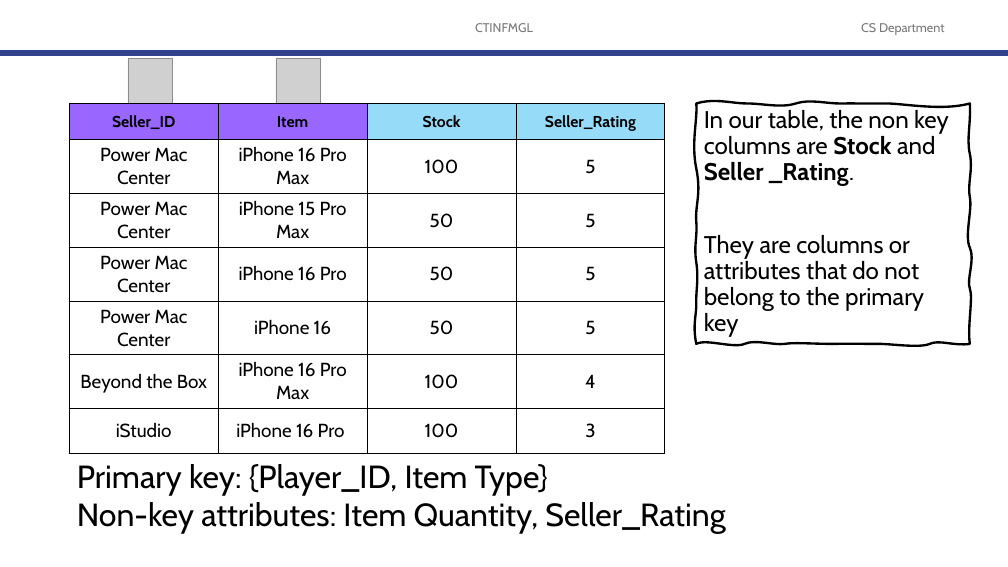
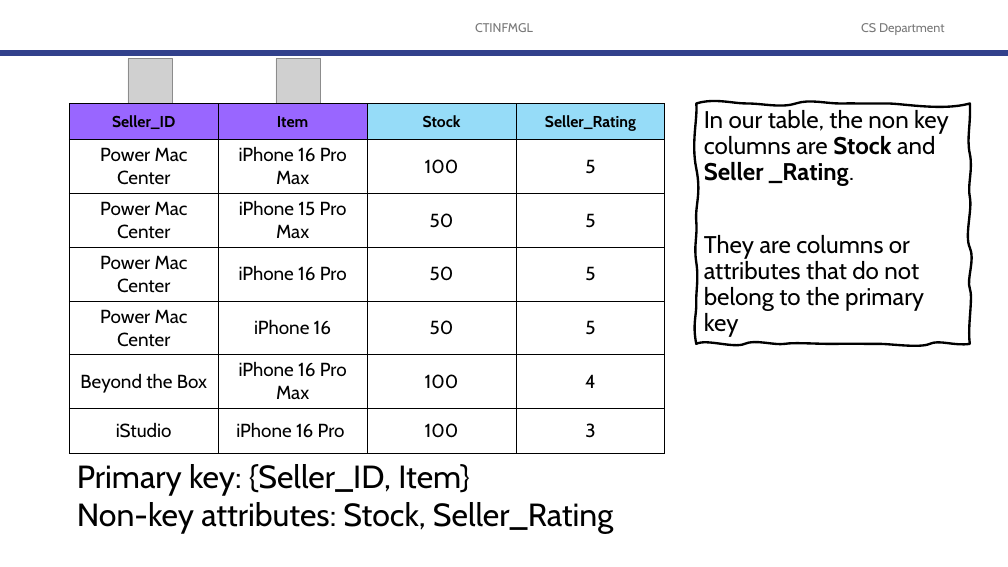
Before and after one commit to robitussin/CTINFMGL, a slide deck: slide 48 of 06 - Normalization of Database Tables/Database Normalization.pptx. Drawn at 1008x567 pixels with LibreOffice and Linux fonts; fonts in the diff are those of the drawing; grey boxes stand for pictures; background and template pictures are left out. Boxes give left, top, right and bottom in pixels: in the first picture for what was removed or moved away, otherwise in the second. Text is boxed around its words. In the diff, an @@ line names an element or a change of style, - is before the commit and + after.

```diff
--- a/06 - Normalization of Database Tables/Database Normalization.pptx
+++ b/06 - Normalization of Database Tables/Database Normalization.pptx
@@ text at box(77, 464, 613, 533): text changed @@
-Primary key: {Player_ID, Item Type}
-Non-key attributes: Item Quantity, Seller_Rating
+Primary key: {Seller_ID, Item}
+Non-key attributes: Stock, Seller_Rating
```
Also in this commit, not shown: 2 other slides changed.
